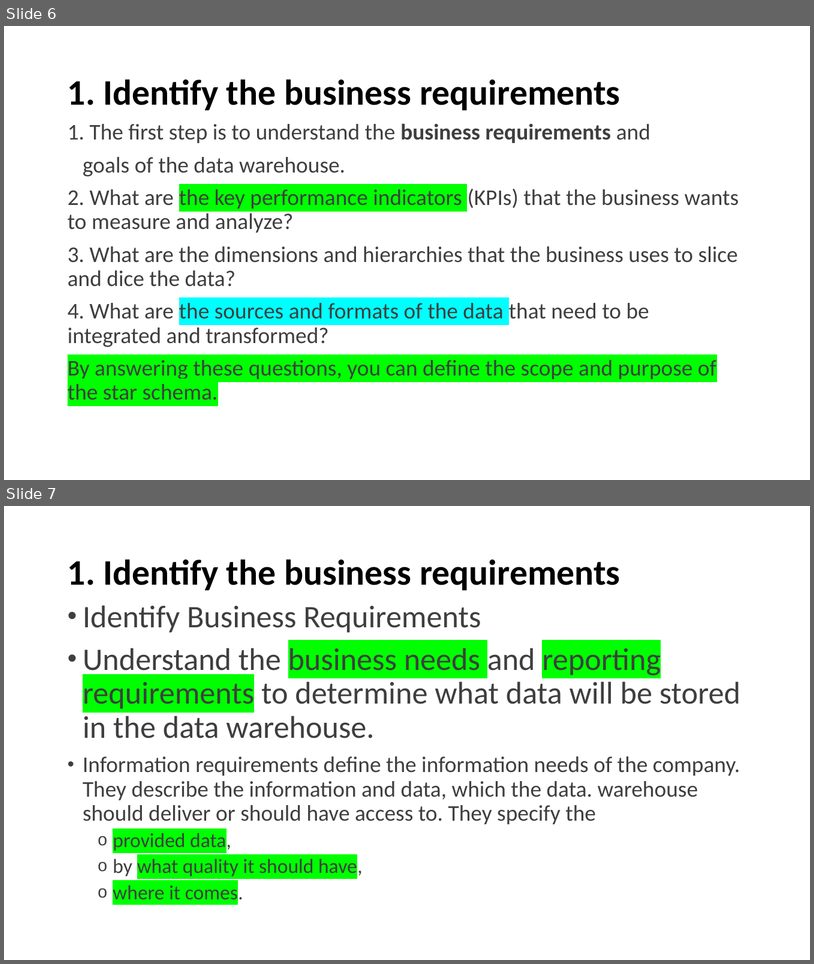
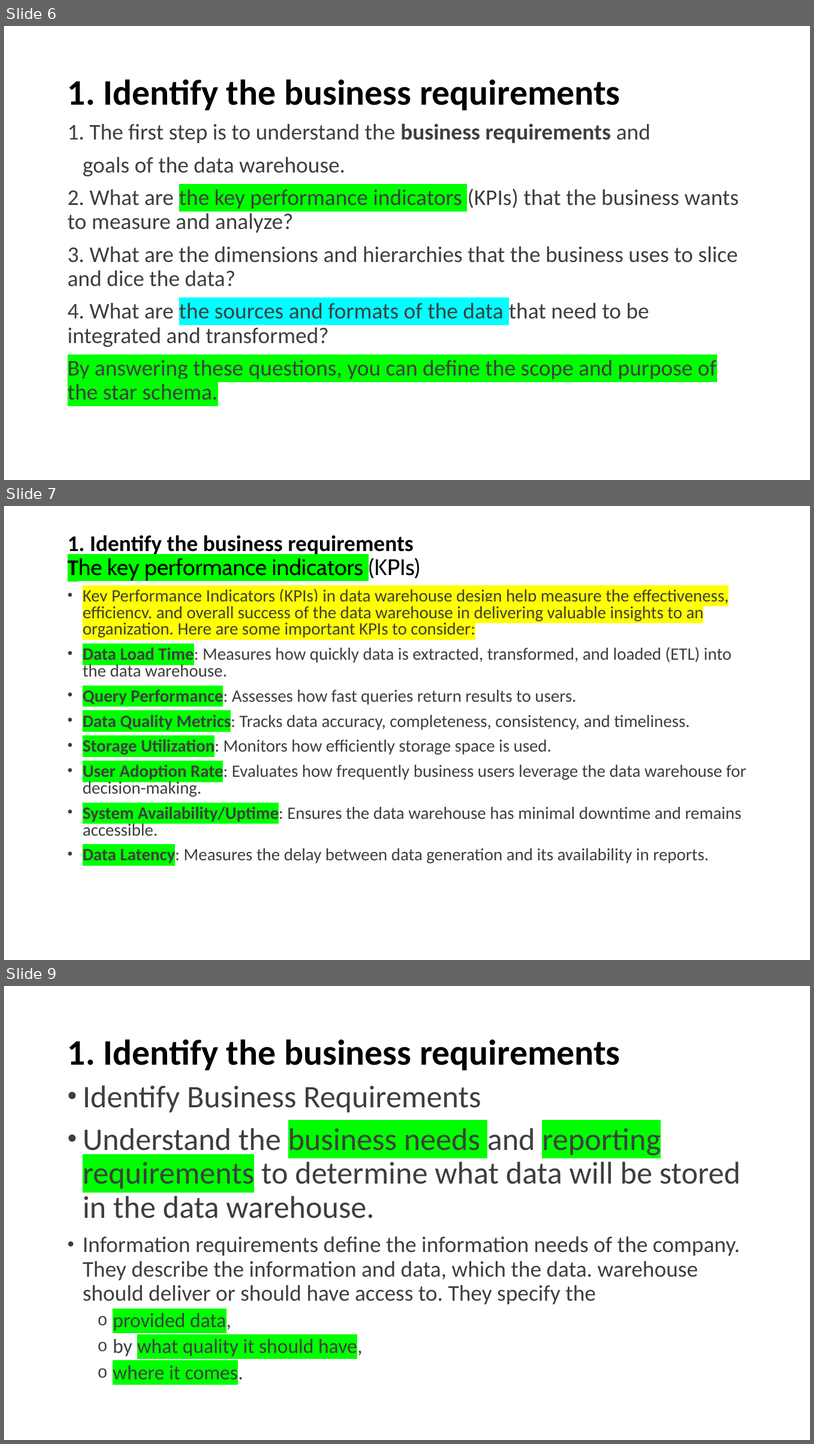
Before and after one commit to mahmoudparsian/data-warehousing, a slide deck: syllabus/week-07-Star-Schema/concepts/How_To_Design_a_Star_Schema_LINKEDIN.pptx. Shown one above the other, each under a label of ours: slides 6 and 7 before the commit, slides 6, 7 and 9 after it; the slides between them are not shown. The pictures are 814x964 and 814x1444 pixels, drawn with LibreOffice and Linux fonts; fonts in the diff are those of the drawing; background and template pictures are left out. Boxes give left, top, right and bottom in pixels: in the first picture for what was removed or moved away, otherwise in the second. Text is boxed around its words. In the diff, an @@ line names an element or a change of style, - is before the commit and + after.

Commit message:
updated

```diff
--- a/syllabus/week-07-Star-Schema/concepts/How_To_Design_a_Star_Schema_LINKEDIN.pptx
+++ b/syllabus/week-07-Star-Schema/concepts/How_To_Design_a_Star_Schema_LINKEDIN.pptx
@@ slide 7 added at <box>4,506,810,960</box>, background #FFFFFF @@
@@ title added at <box>68,535,420,580</box>, 20 pt, text #000000, bold @@
+1. Identify the business requirements
+The key performance indicators (KPIs)
@@ text added at <box>83,587,747,864</box>, 15.5 pt, text #3E3E3E @@
+• Key Performance Indicators (KPIs) in data warehouse design help measure the effectiveness, efficiency, and overall success of the data warehouse in delivering valuable insights to an organization. Here are some important KPIs to consider:
+• Data Load Time: Measures how quickly data is extracted, transformed, and loaded (ETL) into the data warehouse.
+• Query Performance: Assesses how fast queries return results to users.
+• Data Quality Metrics: Tracks data accuracy, completeness, consistency, and timeliness.
+• Storage Utilization: Monitors how efficiently storage space is used.
+• User Adoption Rate: Evaluates how frequently business users leverage the data warehouse for decision-making.
+• System Availability/Uptime: Ensures the data warehouse has minimal downtime and remains accessible.
+• Data Latency: Measures the delay between data generation and its availability in reports.
@@ what was slide 7 is now slide 9 @@
```
Also in this commit, not shown: 1 other slide added.
